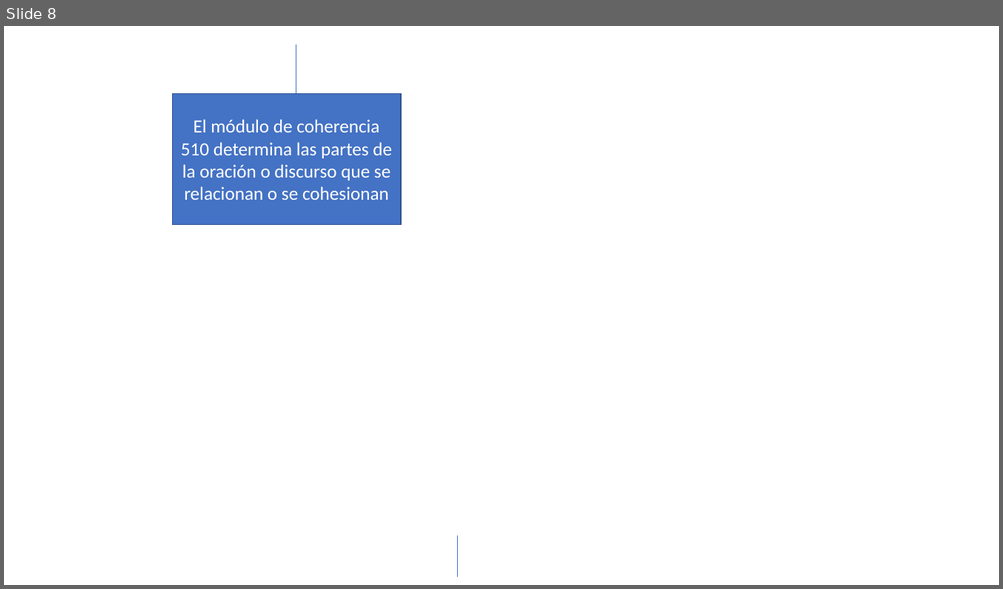
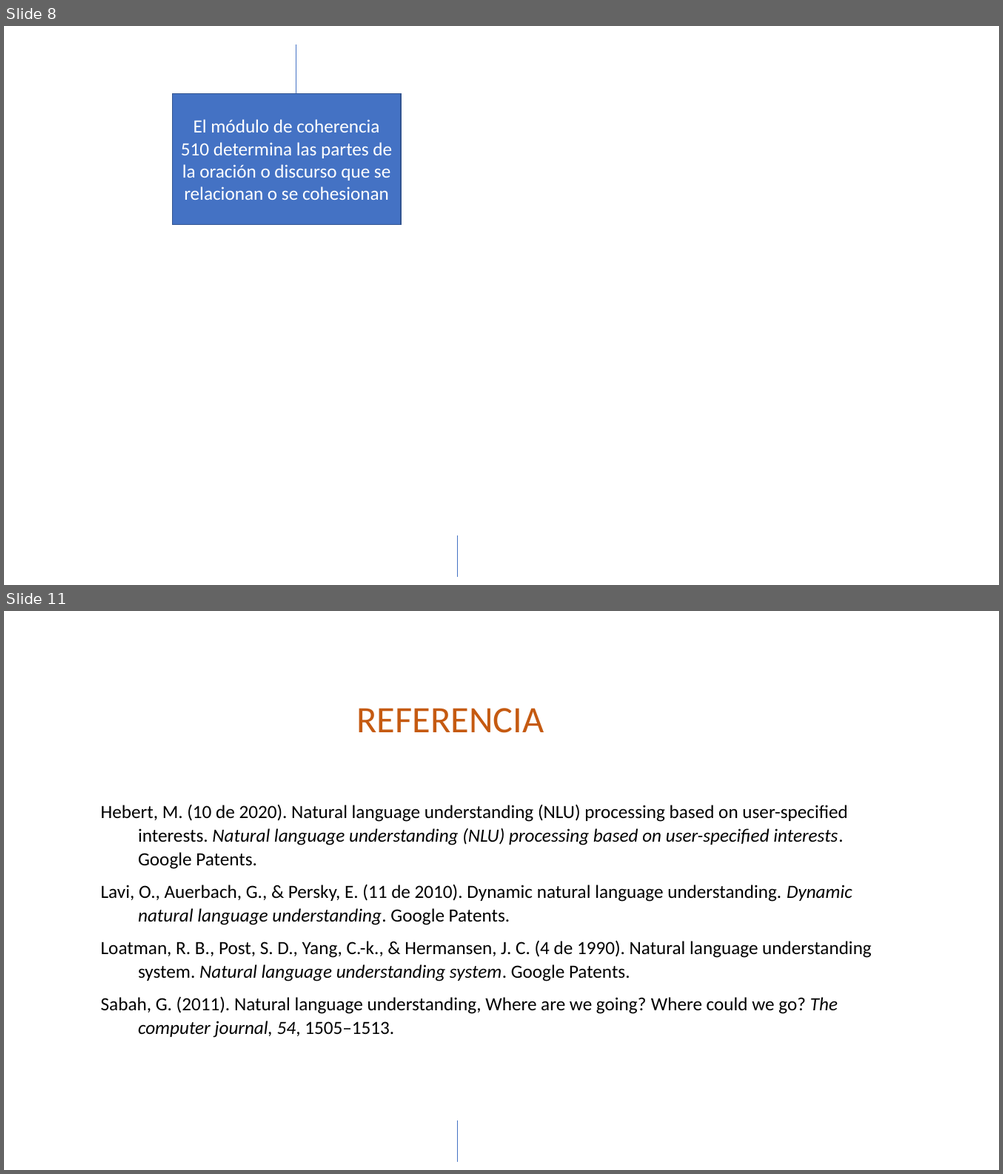
Before and after one commit to osoriopedro/um_fac_ing_semillero_IA, a slide deck: machine_learning/NLU_andres_felipe_muñoz.pptx. Shown one above the other, each under a label of ours: slide 8 before the commit, slides 8 and 11 after it; the slides between them are not shown. The pictures are 1003x589 and 1003x1174 pixels, drawn with LibreOffice and Linux fonts; fonts in the diff are those of the drawing; background and template pictures are left out. Boxes give left, top, right and bottom in pixels: in the first picture for what was removed or moved away, otherwise in the second. Text is boxed around its words. In the diff, an @@ line names an element or a change of style, - is before the commit and + after.

```diff
--- a/machine_learning/NLU_andres_felipe_muñoz.pptx
+++ b/machine_learning/NLU_andres_felipe_muñoz.pptx
@@ slide 11 added at bbox=[4, 611, 999, 1170], background picture (left out) @@
@@ text added at bbox=[357, 708, 544, 733], 36 pt, text #C55A11 @@
+REFERENCIA
@@ text added at bbox=[101, 804, 871, 1037], 18 pt, text #000000 @@
+Hebert, M. (10 de 2020). Natural language understanding (NLU) processing based on user-specified interests. Natural language understanding (NLU) processing based on user-specified interests. Google Patents.
+Lavi, O., Auerbach, G., & Persky, E. (11 de 2010). Dynamic natural language understanding. Dynamic natural language understanding. Google Patents.
+Loatman, R. B., Post, S. D., Yang, C.-k., & Hermansen, J. C. (4 de 1990). Natural language understanding system. Natural language understanding system. Google Patents.
+Sabah, G. (2011). Natural language understanding, Where are we going? Where could we go? The computer journal, 54, 1505–1513.
@@ line added from (458, 1122) to (458, 1162), #4472C4 0.5 pt @@
```
Also in this commit, not shown: 2 other slides added, 1 slide removed, 2 other files.
